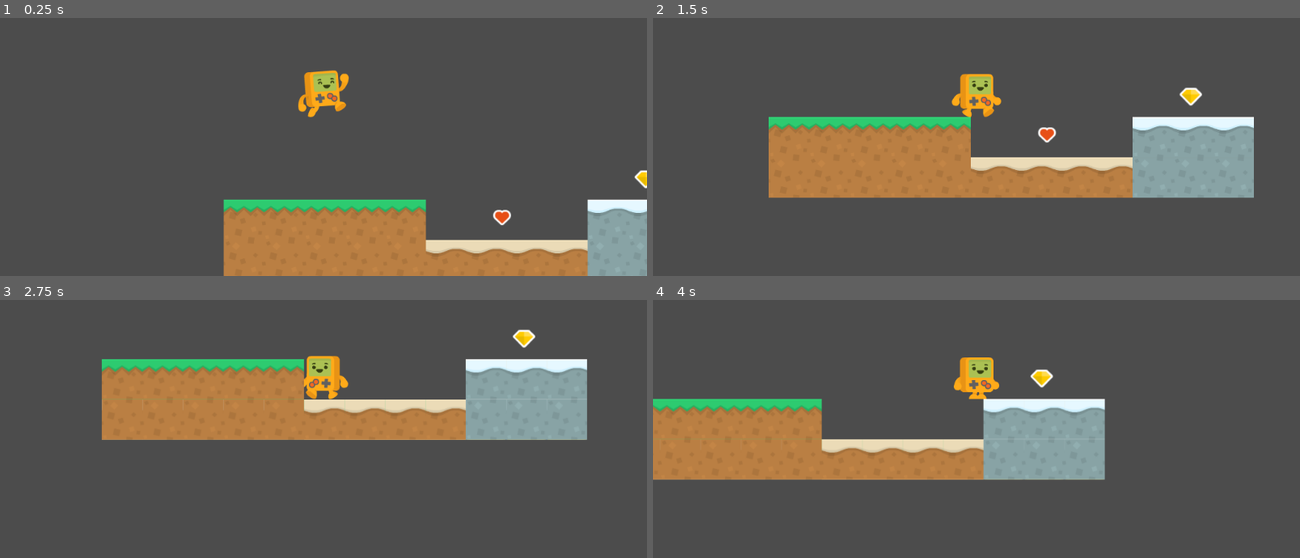
Above: before the commit, frames 1-4 (two rows, left to right).
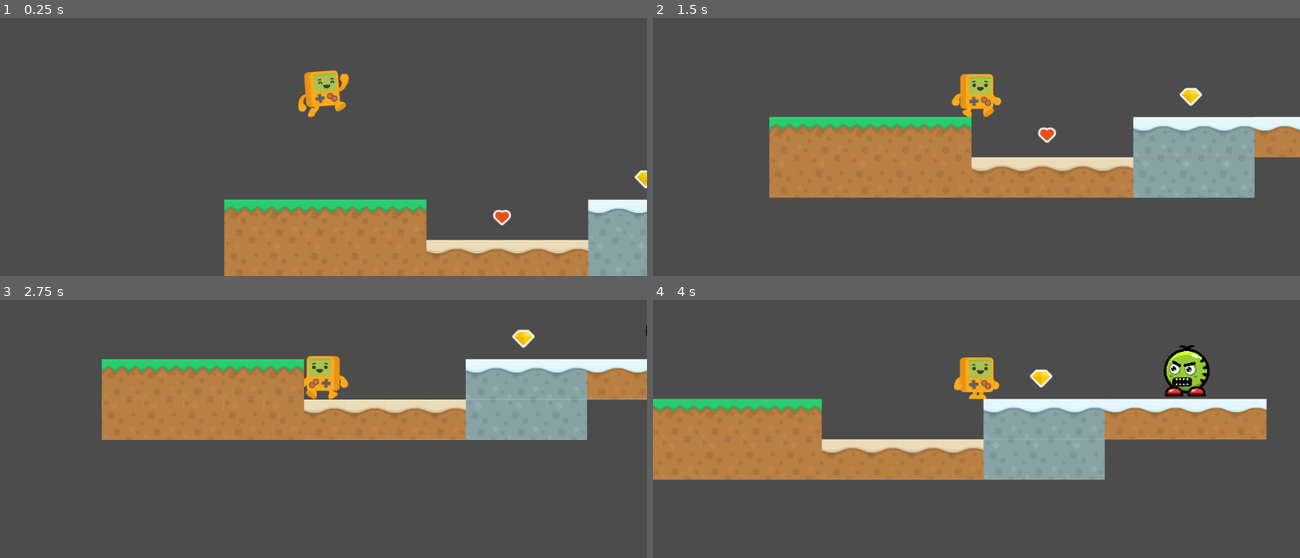
Above: after the commit, the same moments.

Repository: Boyquotes/platformer2d-sandbox
Game: Godot game, scene res://levels/DemoLevel.tscn
Same seed, same stepped clock (60 frames per second), same inputs: the game is played once before the commit and once after it.
Inputs:
- Up to frame 1 (0.25 s): no input
- Up to frame 2 (1.5 s): hold D (move_right) from 0.53 s (still down); tap Space (move_jump) at 0.77 s
- Up to frame 3 (2.75 s): tap Space (move_jump) at 1.52 s; release D (move_right) at 2.03 s; hold A (move_left) from 2.03 s (still down)
- Up to frame 4 (4 s): release A (move_left) at 2.78 s; hold D (move_right) from 2.78 s (still down); tap Space (move_jump) at 3.02, 3.77 s

The runs differ from the first frame. In frame 1, 0.3% of the frame differs, in the area x 34-98%, y 70-100%; in frame 2, 1.5%; in frame 3, 1.5%; in frame 4, 5.2%, in the area x 58-95%, y 17-55%.

Commit message:
Added green monster enemy

Diff:
--- a/levels/DemoLevel.tscn
+++ b/levels/DemoLevel.tscn
@@ -6,21 +6,55 @@
 [ext_resource path="res://scripts/NewLifeItem.gd" type="Script" id=4]
 [ext_resource path="res://assets/sprites/item_diamond.png" type="Texture" id=5]
 [ext_resource path="res://scripts/DiamondItem.gd" type="Script" id=6]
+[ext_resource path="res://assets/sprites/green_monster_walk5.png" type="Texture" id=7]
+[ext_resource path="res://assets/sprites/green_monster_idle1.png" type="Texture" id=8]
+[ext_resource path="res://assets/sprites/green_monster_walk8.png" type="Texture" id=9]
+[ext_resource path="res://assets/sprites/green_monster_walk6.png" type="Texture" id=10]
+[ext_resource path="res://assets/sprites/green_monster_idle8.png" type="Texture" id=11]
+[ext_resource path="res://assets/sprites/green_monster_walk4.png" type="Texture" id=12]
+[ext_resource path="res://assets/sprites/green_monster_walk3.png" type="Texture" id=13]
+[ext_resource path="res://assets/sprites/green_monster_idle2.png" type="Texture" id=14]
+[ext_resource path="res://assets/sprites/green_monster_idle4.png" type="Texture" id=15]
+[ext_resource path="res://assets/sprites/green_monster_idle5.png" type="Texture" id=16]
+[ext_resource path="res://assets/sprites/green_monster_walk7.png" type="Texture" id=17]
+[ext_resource path="res://assets/sprites/green_monster_idle3.png" type="Texture" id=18]
+[ext_resource path="res://assets/sprites/green_monster_walk2.png" type="Texture" id=19]
+[ext_resource path="res://assets/sprites/green_monster_walk1.png" type="Texture" id=20]
+[ext_resource path="res://assets/sprites/green_monster_idle7.png" type="Texture" id=21]
+[ext_resource path="res://assets/sprites/green_monster_idle6.png" type="Texture" id=22]
+[ext_resource path="res://scripts/GreenMonsterEnemy.gd" type="Script" id=23]
 
 [sub_resource type="RectangleShape2D" id=1]
 
 [sub_resource type="RectangleShape2D" id=2]
+
+[sub_resource type="SpriteFrames" id=3]
+animations = [ {
+"frames": [ ExtResource( 8 ), ExtResource( 14 ), ExtResource( 18 ), ExtResource( 15 ), ExtResource( 16 ), ExtResource( 22 ), ExtResource( 21 ), ExtResource( 11 ) ],
+"loop": true,
+"name": "idle",
+"speed": 10.0
+}, {
+"frames": [ ExtResource( 20 ), ExtResource( 19 ), ExtResource( 13 ), ExtResource( 12 ), ExtResource( 7 ), ExtResource( 10 ), ExtResource( 17 ), ExtResource( 9 ) ],
+"loop": true,
+"name": "walk",
+"speed": 5.0
+} ]
+
+[sub_resource type="CircleShape2D" id=4]
+radius = 36.8442
 
 [node name="DemoLevel" type="Node2D"]
 
 [node name="Player" parent="." instance=ExtResource( 1 )]
 
 [node name="Platforms" type="TileMap" parent="."]
+position = Vector2( 1, 0 )
 tile_set = ExtResource( 2 )
 collision_layer = 2
 collision_mask = 13
 format = 1
-tile_data = PoolIntArray( 262144, 0, 0, 262145, 0, 0, 262146, 0, 0, 262147, 0, 0, 262148, 0, 0, 262153, 5, 0, 262154, 5, 0, 262155, 5, 0, 327680, 6, 0, 327681, 6, 0, 327682, 6, 0 …(128 unchanged characters)…
+tile_data = PoolIntArray( 262144, 0, 0, 262145, 0, 0, 262146, 0, 0, 262147, 0, 0, 262148, 0, 0, 262153, 5, 0, 262154, 5, 0, 262155, 5, 0, 262156, 2, 0, 262157, 2, 0, 262158, 2, 0, 262159, 2, 0, 327680, 6, 0, 327681, 6, 0, 327682, 6, 0 …(128 unchanged characters)…
 
 [node name="Items" type="Node" parent="."]
 
@@ -48,5 +82,34 @@
 scale = Vector2( 2, 2 )
 shape = SubResource( 2 )
 
+[node name="Enemies" type="Node" parent="."]
+
+[node name="GreenMonsterEnemy" type="KinematicBody2D" parent="Enemies"]
+position = Vector2( 898.484, 210.224 )
+collision_layer = 8
+collision_mask = 15
+script = ExtResource( 23 )
+
+[node name="AnimatedSprite" type="AnimatedSprite" parent="Enemies/GreenMonsterEnemy"]
+scale = Vector2( 0.2, 0.2 )
+frames = SubResource( 3 )
+animation = "idle"
+frame = 3
+playing = true
+
+[node name="CollisionShape2D" type="CollisionShape2D" parent="Enemies/GreenMonsterEnemy"]
+shape = SubResource( 4 )
+
+[node name="DetectionRaycast" type="RayCast2D" parent="Enemies/GreenMonsterEnemy"]
+enabled = true
+cast_to = Vector2( -150, 0 )
+
+[node name="AttackRaycast" type="RayCast2D" parent="Enemies/GreenMonsterEnemy"]
+enabled = true
+cast_to = Vector2( -50, 0 )
+
+[node name="AttackTimer" type="Timer" parent="Enemies/GreenMonsterEnemy"]
+
 [connection signal="body_entered" from="Items/NewLifeItem/Area" to="Items/NewLifeItem" method="_on_Area_body_entered"]
 [connection signal="body_entered" from="Items/DiamondItem/Area2D" to="Items/DiamondItem" method="_on_Area2D_body_entered"]
+[connection signal="timeout" from="Enemies/GreenMonsterEnemy/AttackTimer" to="Enemies/GreenMonsterEnemy" method="_on_AttackTimer_timeout"]
--- /dev/null
+++ b/scripts/GreenMonsterEnemy.gd
@@ -0,0 +1,57 @@
+extends KinematicBody2D
+
+
+export var speed = 50
+export var damage = 10
+
+
+var health = 100
+var target:Player = null
+var motion: Vector2
+var can_attack:bool = false
+
+onready var ASprite = $AnimatedSprite
+onready var DetectionRaycast = $DetectionRaycast
+onready var AttackRaycast = $AttackRaycast
+onready var AttackTimer = $AttackTimer
+
+
+func follow_player(delta):
+	if not can_attack:
+		var direction = motion.direction_to(target.position) * speed
+		motion.x = -(direction.x)
+		motion.y = 0
+		move_and_slide(motion)
+		ASprite.play('walk')
+	else:
+		ASprite.play('idle')
+
+
+func _physics_process(delta):
+	if DetectionRaycast.is_colliding():
+		var collider = DetectionRaycast.get_collider()
+		if collider is Player:
+			if not target:
+				target = collider as Player
+			follow_player(delta)
+	else:
+		target = null
+		ASprite.play('idle')
+
+	if AttackRaycast.is_colliding():
+		var collider = AttackRaycast.get_collider()
+		if collider == target:
+			can_attack = true
+			if AttackTimer.is_stopped():
+				AttackTimer.start()
+	else:
+		can_attack = false
+		AttackTimer.stop()
+
+
+func attack():
+	target.hurt(damage)
+
+
+func _on_AttackTimer_timeout():
+	attack()
--- a/scripts/Player.gd
+++ b/scripts/Player.gd
@@ -9,6 +9,7 @@
 
 
 var velocity = Vector2.ZERO
+var health = 100
 
 
 onready var ASprite = $AnimatedSprite
@@ -55,3 +56,11 @@
 func capture_diamond():
 	GameState.diamonds_count += 1
 	print('Current diamonds: ' + str(GameState.diamonds_count))
+
+
+func hurt(damage):
+	if health > damage:
+		health -= damage
+		print('Player health: '+str(health))
+	else:
+		print('I am dead')
Binary file added: assets/sprites/fireball.png
Binary file added: assets/sprites/green_monster_idle1.png
Binary file added: assets/sprites/green_monster_idle2.png
Binary file added: assets/sprites/green_monster_idle3.png
Binary file added: assets/sprites/green_monster_idle4.png
Binary file added: assets/sprites/green_monster_idle5.png
Binary file added: assets/sprites/green_monster_idle6.png
Binary file added: assets/sprites/green_monster_idle7.png
Binary file added: assets/sprites/green_monster_idle8.png
Binary file added: assets/sprites/green_monster_walk1.png
Binary file added: assets/sprites/green_monster_walk2.png
Binary file added: assets/sprites/green_monster_walk3.png
(and 6 more such lines)
